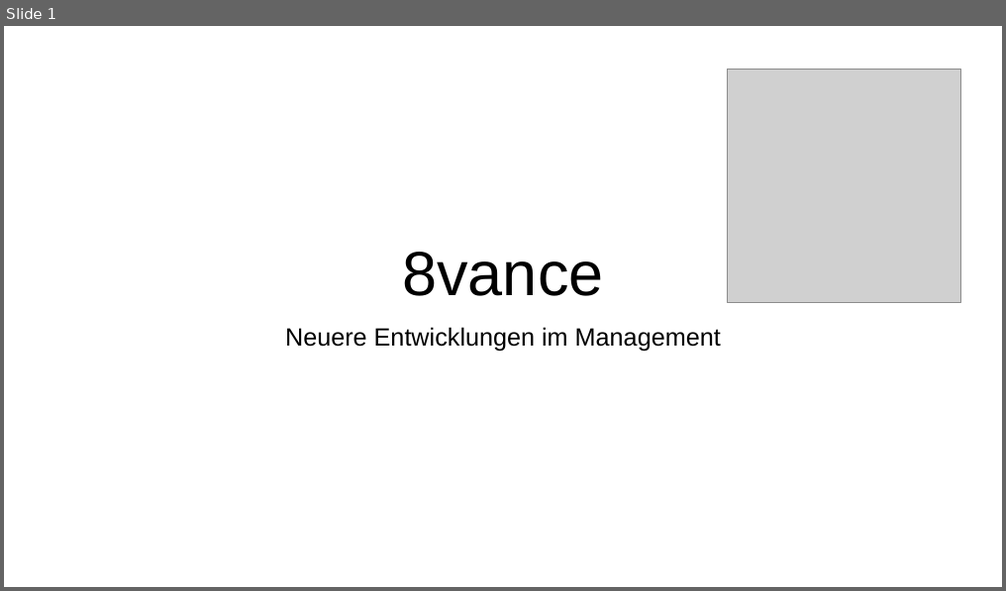
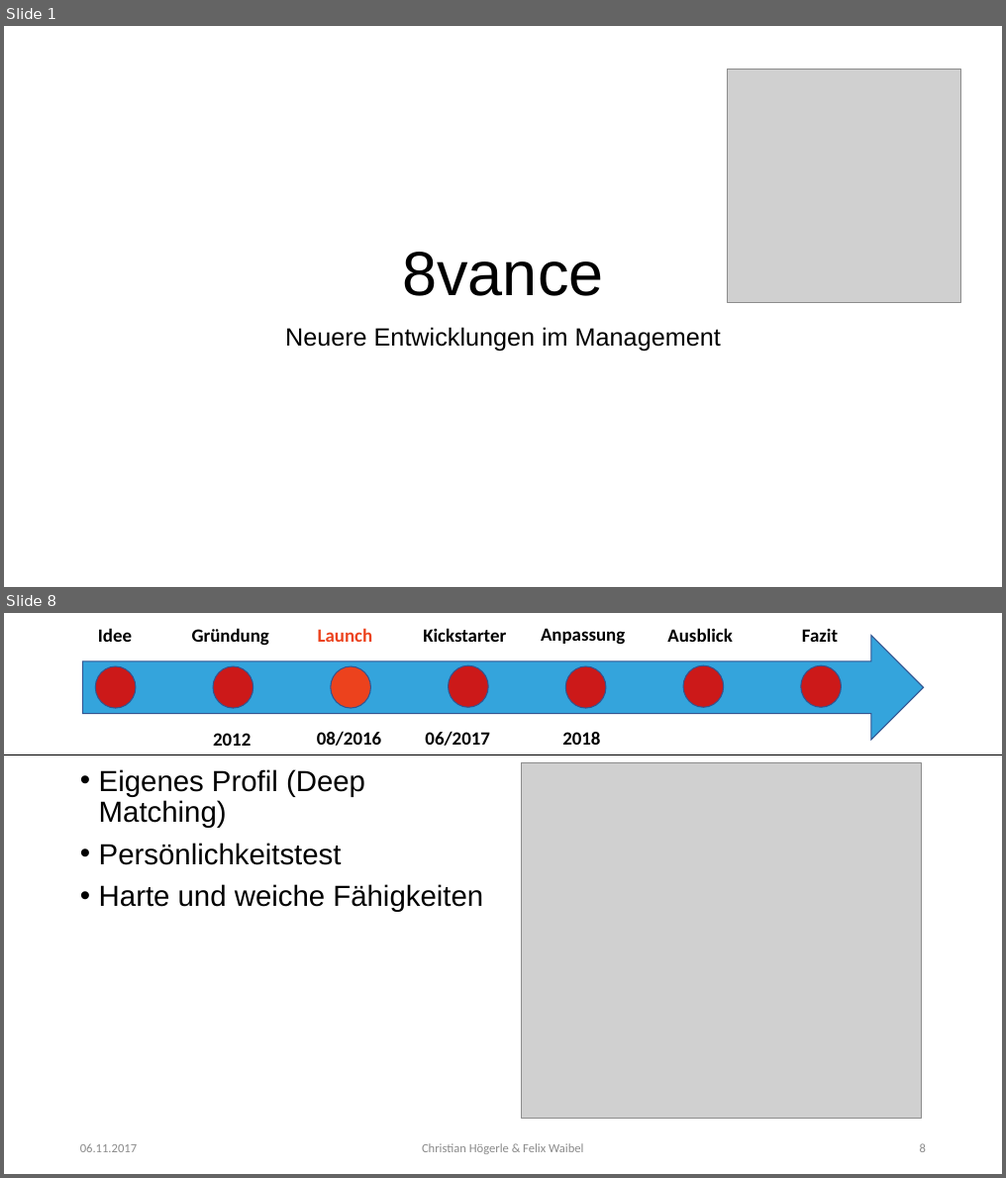
Before and after one commit to Fewa93/8vance, a slide deck: 8vance.pptx. Shown one above the other, each under a label of ours: slide 1 before the commit, slides 1 and 8 after it; the slides between them are not shown. The pictures are 1006x591 and 1006x1178 pixels, drawn with LibreOffice and Linux fonts; fonts in the diff are those of the drawing; grey boxes stand for pictures. Boxes give left, top, right and bottom in pixels: in the first picture for what was removed or moved away, otherwise in the second. Text is boxed around its words. In the diff, an @@ line names an element or a change of style, - is before the commit and + after.

```diff
--- a/8vance.pptx
+++ b/8vance.pptx
@@ slide 8 added at (4,613,1002,1174), background #FFFFFF @@
@@ group added at (82,628,924,746): 11 texts, 7 ellipses, 1 right arrow @@
+Idee
+Gründung
+Launch
+2012
+08/2016
+Kickstarter
+06/2017
+Anpassung
+2018
+Ausblick
+Fazit
@@ line added from (4, 755) to (1002, 755), #000000 0.5 pt @@
@@ text added at (99,769,483,912), 28 pt, text #000000 @@
+• Eigenes Profil (Deep Matching)
+• Persönlichkeitstest
+• Harte und weiche Fähigkeiten
@@ picture added at (522,762,922,1119) @@
@@ text added at (80,1144,137,1153), 12 pt, text #8C8C8C @@
+06.11.2017
@@ text added at (422,1144,583,1155), 12 pt, text #8C8C8C @@
+Christian Högerle & Felix Waibel
@@ page number added at (920,1144,926,1153), 12 pt, text #8C8C8C @@
+8
```
Also in this commit, not shown: 9 slides changed, 9 other slides added, 5 slides removed, 8 other files.
